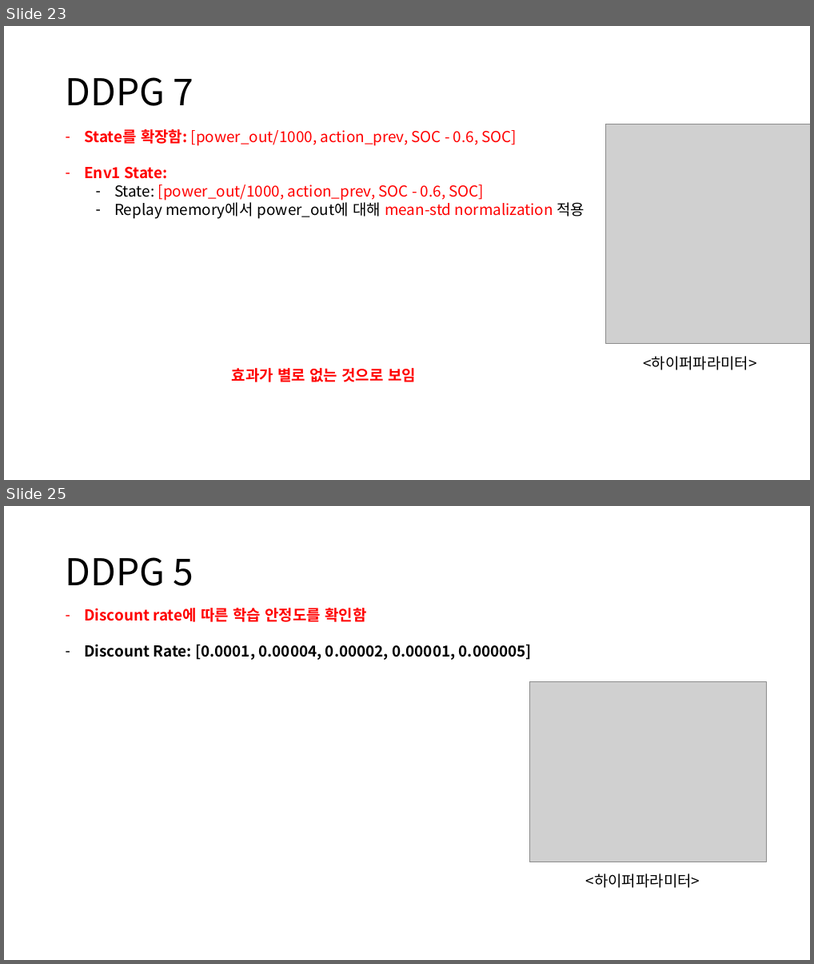
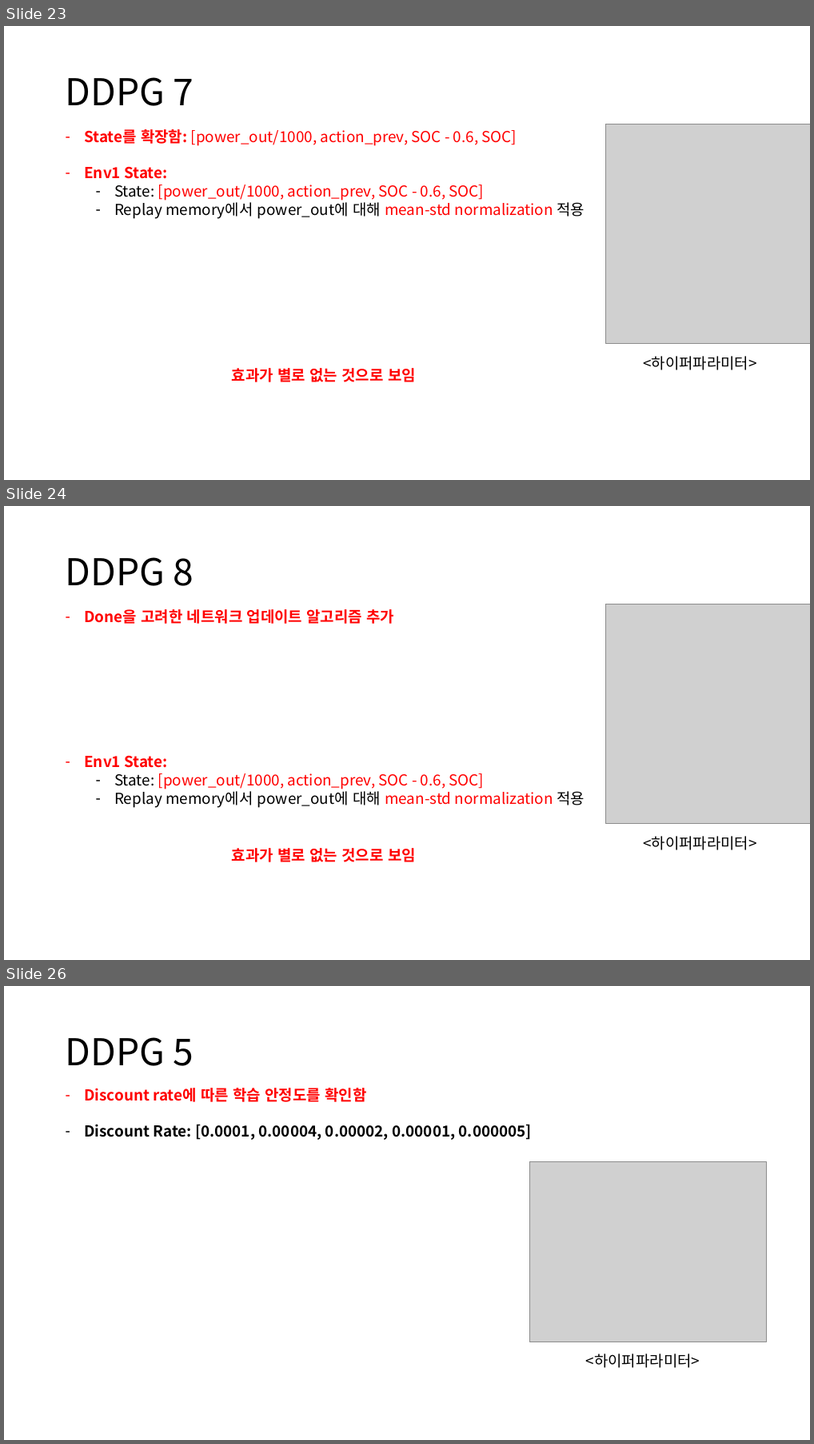
Before and after one commit to zidane89/experiment, a slide deck: 실험정리.pptx. Shown one above the other, each under a label of ours: slides 23 and 25 before the commit, slides 23, 24 and 26 after it; the slides between them are not shown. The pictures are 814x964 and 814x1444 pixels, drawn with LibreOffice and Linux fonts; fonts in the diff are those of the drawing; grey boxes stand for pictures. Boxes give left, top, right and bottom in pixels: in the first picture for what was removed or moved away, otherwise in the second. Text is boxed around its words. In the diff, an @@ line names an element or a change of style, - is before the commit and + after.

```diff
--- a/실험정리.pptx
+++ b/실험정리.pptx
@@ slide 24 added at [4,506,810,960], background #FFFFFF @@
@@ title added at [66,557,194,586], 44 pt, text #000000 @@
+DDPG 8
@@ text added at [84,609,585,808], 18 pt, text #FF0000 @@
+  – Done을 고려한 네트워크 업데이트 알고리즘 추가
+– Env1 State:
+    – State: [power_out/1000, action_prev, SOC - 0.6, SOC]
+  – Replay memory에서 power_out에 대해 mean-std normalization 적용
@@ picture added at [606,604,810,823] @@
@@ text added at [643,836,758,850], 18 pt, text #000000 @@
+<하이퍼파라미터>
@@ text added at [232,848,416,862], 18 pt, text #FF0000, bold @@
+효과가 별로 없는 것으로 보임
@@ what was slide 25 is now slide 26 @@
```
Also in this commit, not shown: 2 slides changed, 4 other files.
